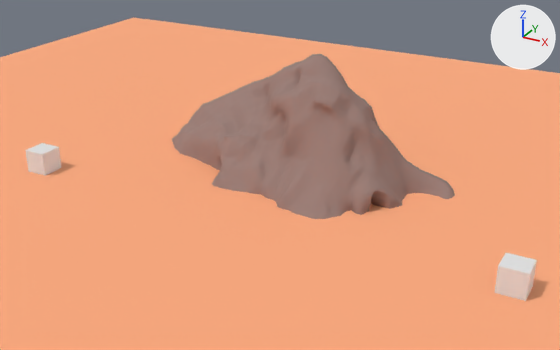
One commit to the Blender file blender/map.blend: the scene before it, then after it.
The view is the same before and after, from a 50 mm lens placed at (28.1, -45.5, 27.2), pointed at (-0.4, 6.2, 1.4). Lighting does not change. The marker at upper right points along +X, +Y and +Z.

Names of what the first picture shows: 'Cube', 'Cube.001', 'Floor', 'Mountain'.
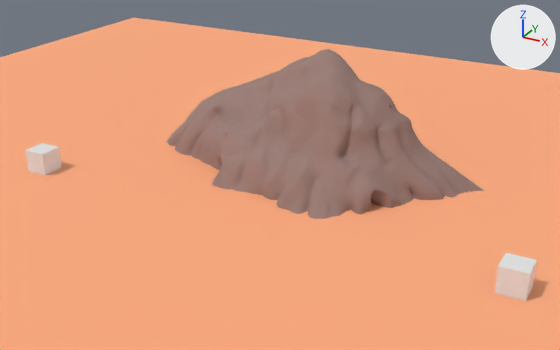
Pixel boxes (x1, y1, x2, y2) of what changed, in the pictures (560 x 350 px; the box of a moved part takes in the faces that stretch with it):
'Mountain', reshaped (12% wider)
    before: (172, 54, 455, 219)
    after: (167, 49, 484, 219)
part 1 of me_plane_002, moved or reshaped
    before: (172, 54, 455, 218)
    after: (167, 49, 484, 217)

Edits to the bpy script that builds the scene:
```text
Change me_plane_002:
    used by ob_mountain; location = (0.0, 0.0, 1.8); scale = (11.4, 11.4, 11.4)
    remove me_plane_002.from_pydata(...)  # 18282 vertices, 18199 faces; spans x -1.44..1.12, y 0.2..1.36, z -0.28..0.73
    add me_plane_002.from_pydata(...)  # 18282 vertices, 18199 faces; spans x -1.48..1.34, y 0.2..1.45, z -0.3..0.73
    me_plane_002 part 1: 15864 of 18282 vertices moved; they spanned x -1.44..1.12, y 0.22..1.36, z -0.28..0.73 and now span x -1.48..1.34, y 0.22..1.45, z -0.3..0.73; mean shift (0.0, 0.05, 0.01); largest move (0.96, 1.04, -0.1) -> (1.28, 1.18, -0.26)
```
